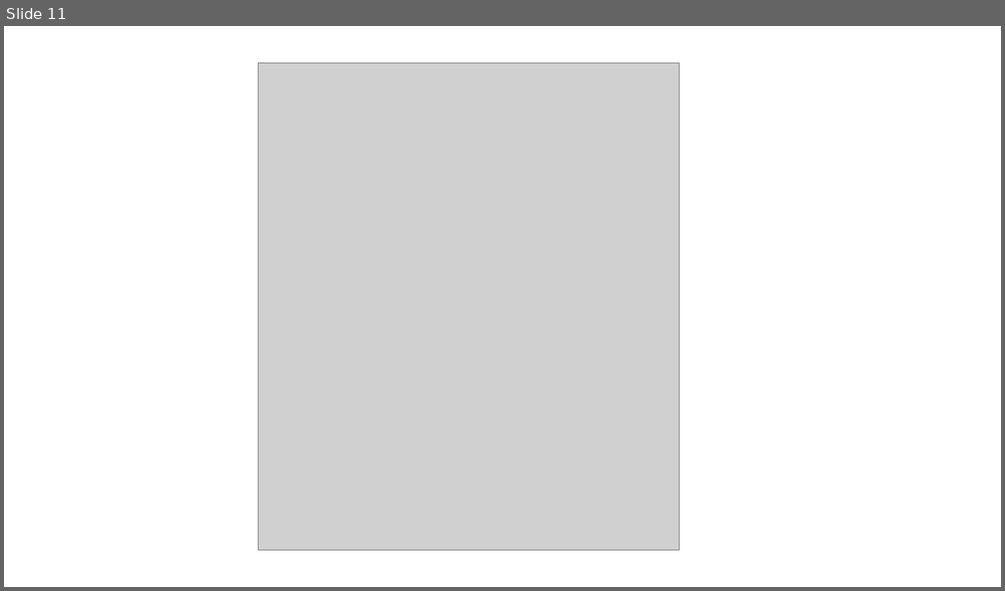
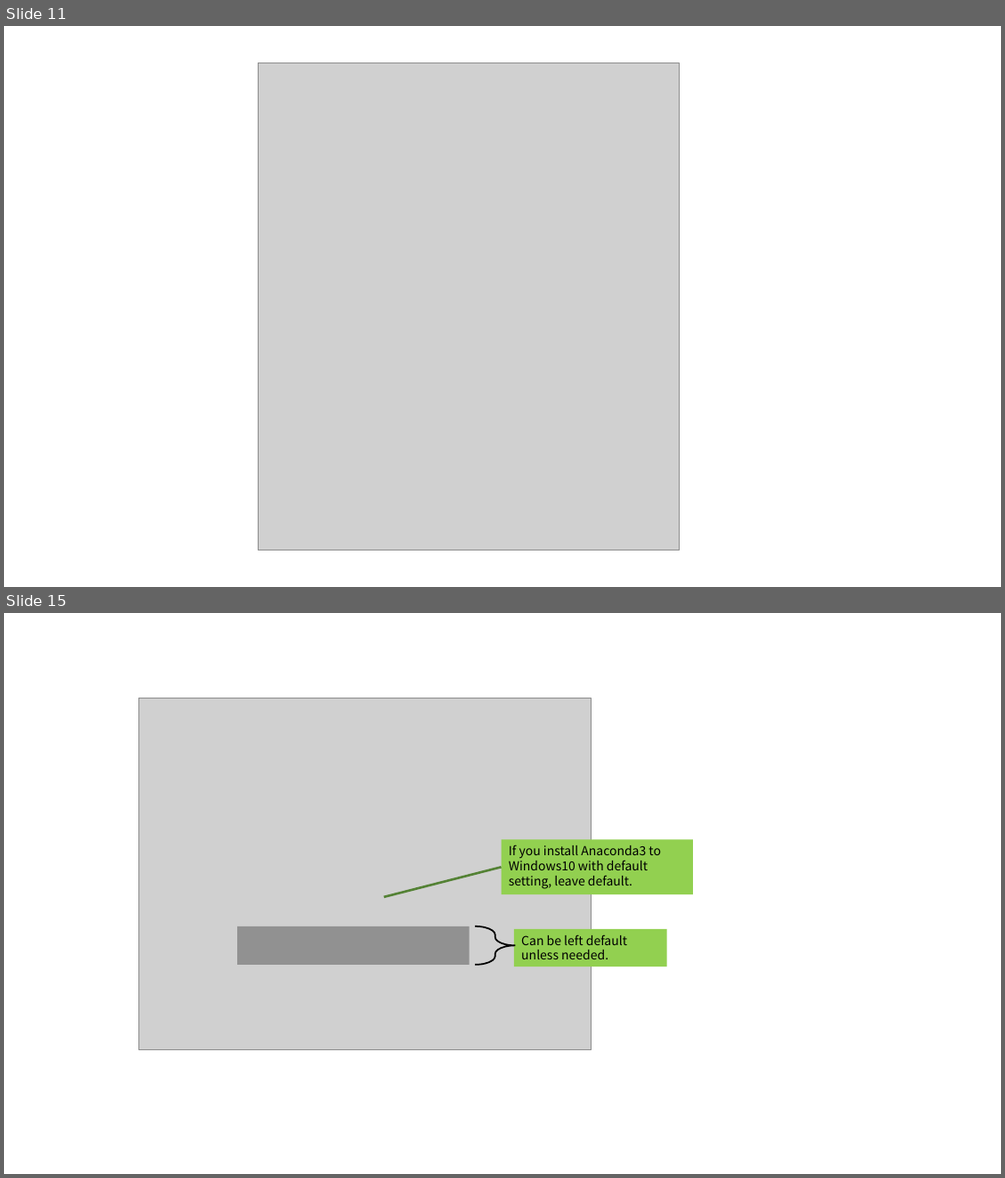
Before and after one commit to zeta-plusplus/InteractiveSimulation, a slide deck: figs/makeFigs.pptx. Shown one above the other, each under a label of ours: slide 11 before the commit, slides 11 and 15 after it; the slides between them are not shown. The pictures are 1005x591 and 1005x1178 pixels, drawn with LibreOffice and Linux fonts; fonts in the diff are those of the drawing; grey boxes stand for pictures. Boxes give left, top, right and bottom in pixels: in the first picture for what was removed or moved away, otherwise in the second. Text is boxed around its words. In the diff, an @@ line names an element or a change of style, - is before the commit and + after.

```diff
--- a/figs/makeFigs.pptx
+++ b/figs/makeFigs.pptx
@@ slide 15 added at (x1=4, y1=613, x2=1001, y2=1174), background #FFFFFF @@
@@ picture added at (x1=138, y1=698, x2=591, y2=1050) @@
@@ rectangle added at (x1=502, y1=840, x2=693, y2=895), fill #92D050, 12 pt, text #000000 @@
+If you install Anaconda3 to Windows10 with default setting, leave default.
@@ line added from (384, 897) to (502, 868), #548235 2.25 pt @@
@@ rectangle added at (x1=237, y1=926, x2=469, y2=965), fill #000000 at 30% opacity @@
@@ right brace added at (x1=475, y1=926, x2=516, y2=965), outline #000000 1.5 pt @@
@@ rectangle added at (x1=514, y1=929, x2=666, y2=966), fill #92D050, 12 pt, text #000000 @@
+Can be left default unless needed.
```
Also in this commit, not shown: 3 other slides added, 4 slides removed, 6 other files.
